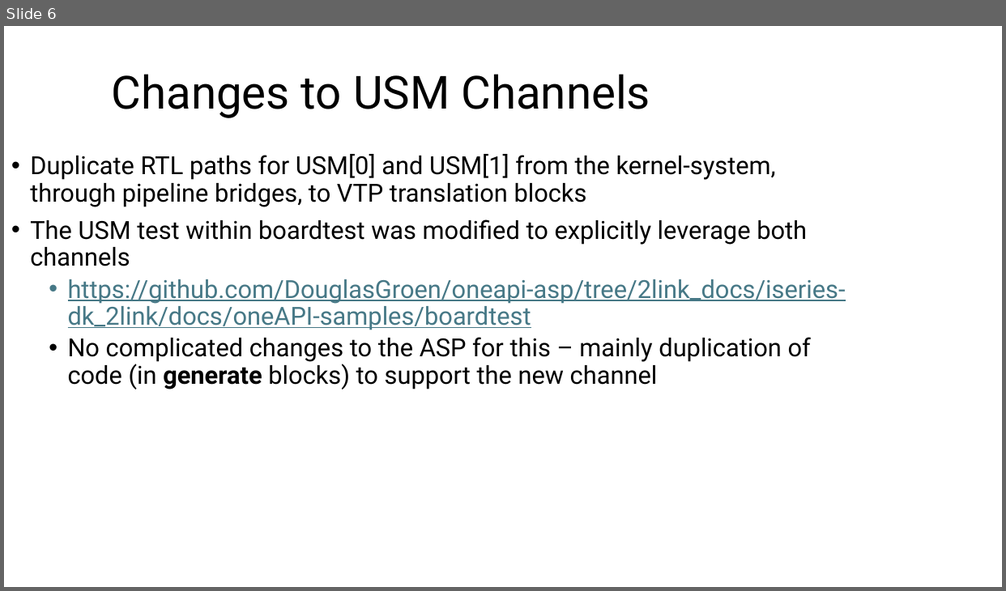
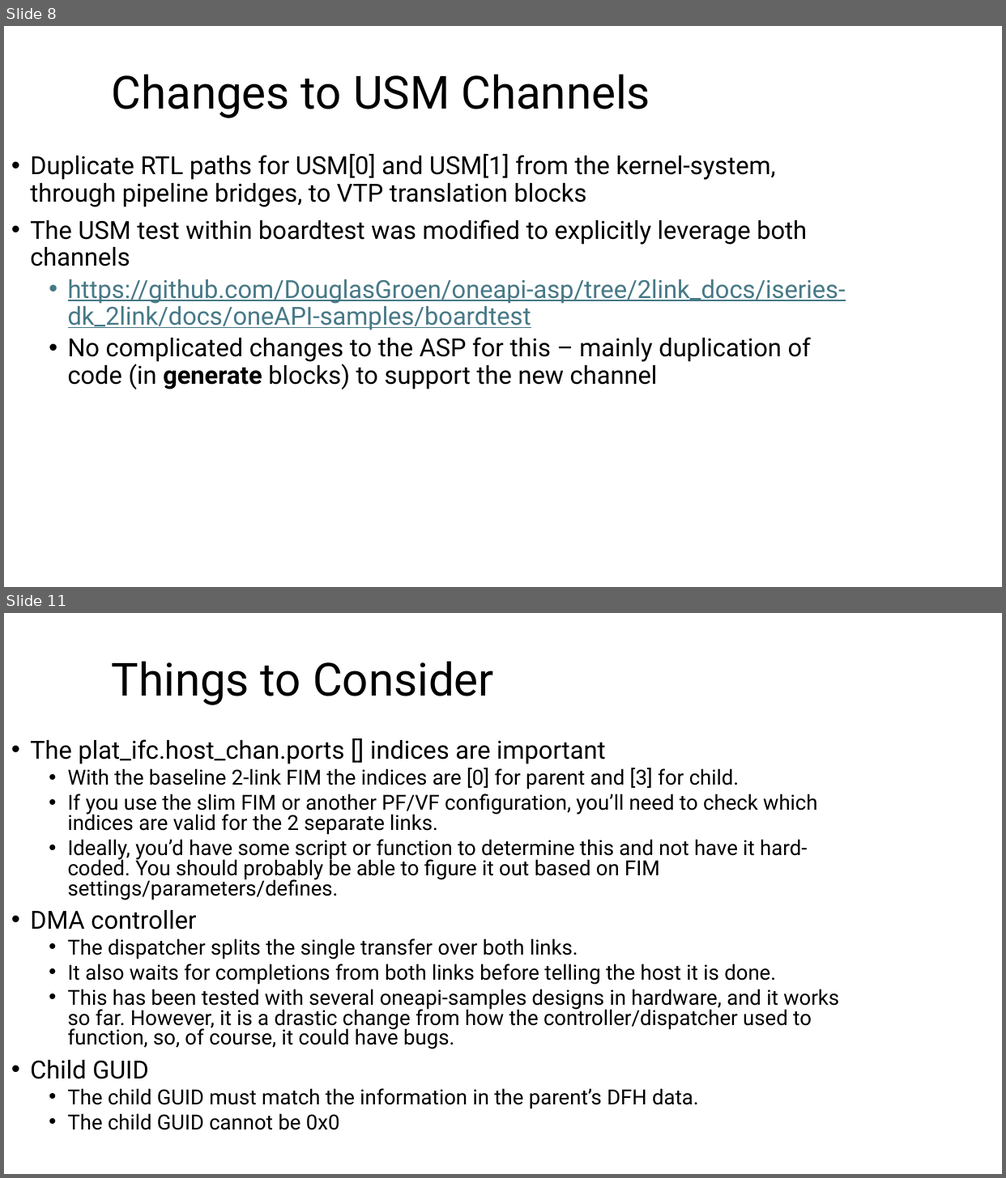
Before and after one commit to DouglasGroen/oneapi-asp, a slide deck: iseries-dk_2link/docs/ofs-asp-multilink-info.pptx. Shown one above the other, each under a label of ours: slide 6 before the commit, slides 8 and 11 after it; the slides between them are not shown. The pictures are 1006x591 and 1006x1178 pixels, drawn with LibreOffice and Linux fonts; fonts in the diff are those of the drawing. Boxes give left, top, right and bottom in pixels: in the first picture for what was removed or moved away, otherwise in the second. Text is boxed around its words. In the diff, an @@ line names an element or a change of style, - is before the commit and + after.

```diff
--- a/iseries-dk_2link/docs/ofs-asp-multilink-info.pptx
+++ b/iseries-dk_2link/docs/ofs-asp-multilink-info.pptx
@@ slide 11 added at box(4, 613, 1002, 1174), background #FFFFFF @@
@@ title added at box(112, 661, 494, 705), 44 pt, text #000000 @@
+Things to Consider
@@ text added at box(30, 739, 839, 1131), 20 pt, text #000000 @@
+• The plat_ifc.host_chan.ports [] indices are important
+  • With the baseline 2-link FIM the indices are [0] for parent and [3] for child.
+  • If you use the slim FIM or another PF/VF configuration, you’ll need to check which indices are valid for the 2 separate links.
+  • Ideally, you’d have some script or function to determine this and not have it hard-coded. You should probably be able to figure it out based on FIM settings/parameters/defines.
+• DMA controller
+  • The dispatcher splits the single transfer over both links.
+  • It also waits for completions from both links before telling the host it is done.
+  • This has been tested with several oneapi-samples designs in hardware, and it works so far. However, it is a drastic change from how the controller/dispatcher used to function, so, of course, it could have bugs.
+• Child GUID
+  • The child GUID must match the information in the parent’s DFH data.
+  • The child GUID cannot be 0x0
@@ what was slide 6 is now slide 8 @@
```
Also in this commit, not shown: 1 slide changed, 6 other slides added.
